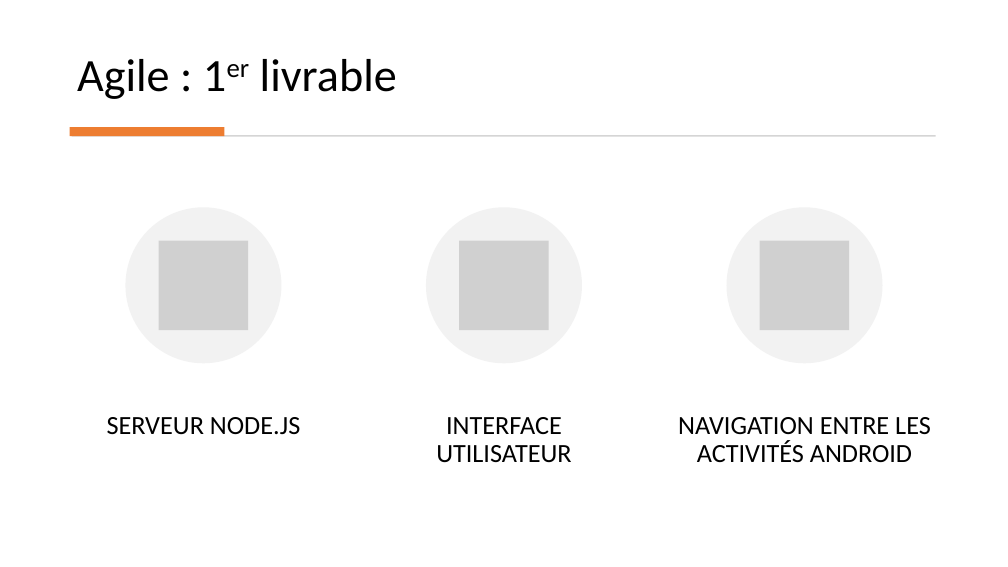
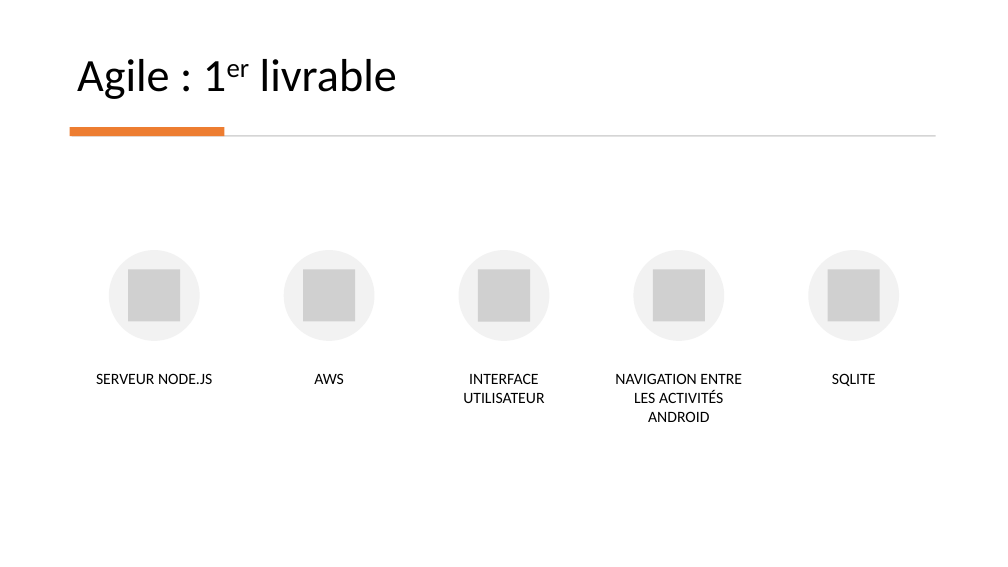
Before and after one commit to Danes99/esme-android, a slide deck: slide 10 of docs/pptx/Android Project - Group 1 - Becerra Stauner Taxil.pptx (slide 12 before the commit). Drawn at 1008x567 pixels with LibreOffice and Linux fonts; fonts in the diff are those of the drawing; grey boxes stand for pictures. Boxes give left, top, right and bottom in pixels: in the first picture for what was removed or moved away, otherwise in the second. Text is boxed around its words. In the diff, an @@ line names an element or a change of style, - is before the commit and + after.

```diff
--- a/docs/pptx/Android Project - Group 1 - Becerra Stauner Taxil.pptx
+++ b/docs/pptx/Android Project - Group 1 - Becerra Stauner Taxil.pptx
@@ ellipse: place and size @@
-ellipse at (126, 207, 281, 363)
+ellipse at (109, 250, 200, 341)
@@ picture: place and size @@
-picture at (159, 240, 248, 330)
+picture at (129, 269, 181, 321)
@@ ellipse: place and size @@
-ellipse at (426, 207, 582, 363)
+ellipse at (459, 250, 550, 341)
@@ picture removed at (459, 240, 548, 330) @@
@@ picture removed at (760, 240, 849, 330) @@
@@ ellipse: place and size @@
-ellipse at (727, 207, 882, 363)
+ellipse at (808, 250, 899, 341)
@@ text "SERVEUR NODE.JS": place and size @@
-text "SERVEUR NODE.JS" at (107, 417, 300, 434)
+text "SERVEUR NODE.JS" at (96, 373, 212, 384)
@@ text "INTERFACE UTILISATEUR": place and size @@
-text "INTERFACE UTILISATEUR" at (436, 417, 571, 463)
+text "INTERFACE UTILISATEUR" at (463, 373, 544, 403)
@@ size 25 to 15 pt; line spacing 0.9 to 1; less space between paragraphs in 3 elements at (463, 373, 544, 403), (96, 373, 212, 384), (615, 373, 742, 422) @@
@@ text "NAVIGATION ENTRE LES ACTIVITÉS ANDROID": place and size @@
-text "NAVIGATION ENTRE LES ACTIVITÉS ANDROID" at (678, 417, 931, 462)
+text "NAVIGATION ENTRE LES ACTIVITÉS ANDROID" at (615, 373, 742, 422)
@@ group added at (284, 250, 880, 386): 4 pictures, 2 ellipses, 2 texts @@
+AWS
+SQLITE
```
Also in this commit, not shown: 2 other slides changed, 2 slides removed, 1 other file.
